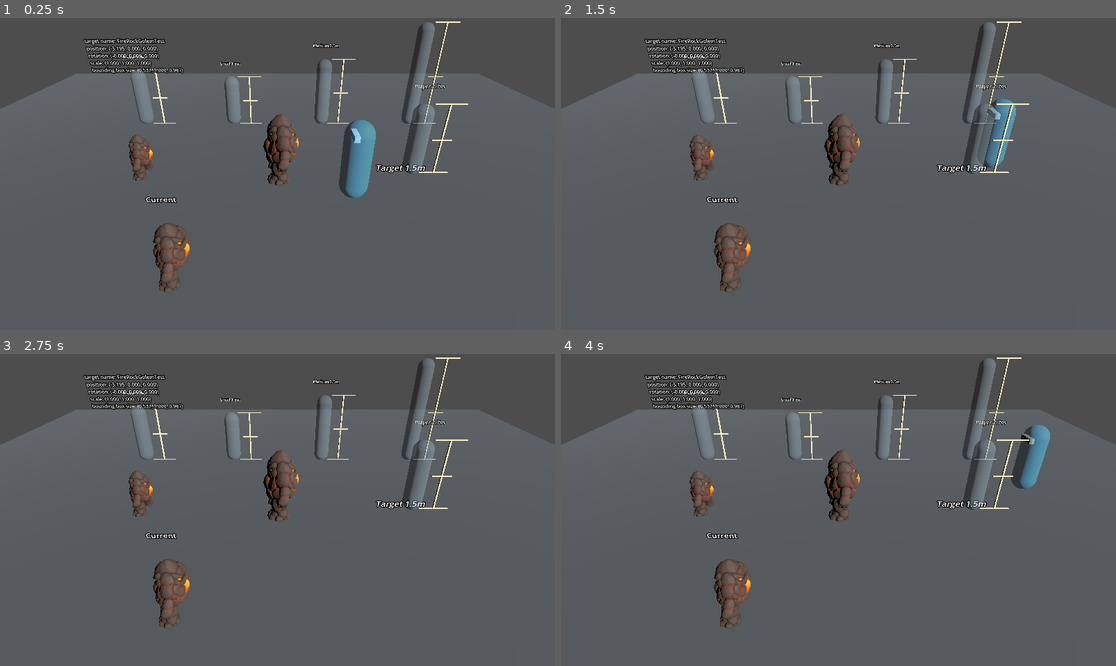
Above: before the commit, frames 1-4 (two rows, left to right).
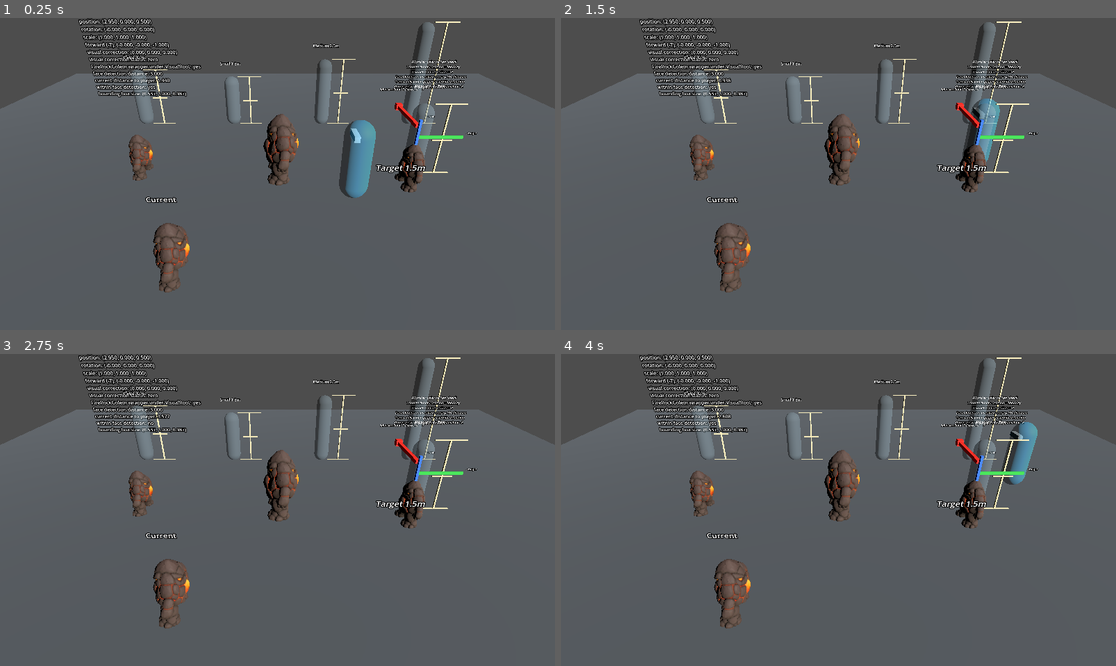
Above: after the commit, the same moments.

Repository: ttww14700-tech/GodotProject-AstralEcho
Game: Godot game, scene res://scenes/test/DevTestScene.tscn
Two runs of this game, one before a commit and one after it. Both use one fixed random seed, a clock stepped at 60 frames per second and the inputs below. This scene is started directly instead of the project's main scene.
Inputs:
- Up to frame 1 (0.25 s): no input
- Up to frame 2 (1.5 s): tap Enter at 0.5 s; hold D (move_right) 0.53-1.28 s; hold W (camera_push_forward) 0.53-1.28 s; hold S (slow_down) from 1.28 s (still down); tap Space (dodge) at 1.35 s
- Up to frame 3 (2.75 s): release S (slow_down) at 2.03 s; hold D (move_right) from 2.03 s (still down); tap B (retreat) at 2.1 s
- Up to frame 4 (4 s): release D (move_right) at 2.78 s; hold Up 2.78-3.53 s; tap W (camera_push_forward) at 2.85 s; hold A (move_left) from 3.53 s (still down); tap Space (dodge) at 3.6 s

The runs differ from the first frame. In frame 1, 3.7% of the frame differs, in the area x 14-86%, y 0-56%; in frame 2, 4.8%; in frame 3, 3.7%; in frame 4, 4.9%, in the area x 14-89%, y 0-56%.

Commit message:
Add monster facing placeholder checks

Diff:
--- /dev/null
+++ b/scenes/monsters/RunMonsterPlaceholder.tscn
@@ -0,0 +1,86 @@
+[gd_scene load_steps=10 format=3]
+
+[ext_resource type="Script" path="res://scripts/monsters/RunMonsterPlaceholder.gd" id="1_run_monster_placeholder"]
+[ext_resource type="PackedScene" path="res://scenes/models/test/AE_FireRockGolem_TestWrapper.tscn" id="2_fire_rock_golem_wrapper"]
+
+[sub_resource type="StandardMaterial3D" id="StandardMaterial3D_forward_debug"]
+albedo_color = Color(0.95, 0.18, 0.14, 1)
+emission_enabled = true
+emission = Color(0.75, 0.08, 0.05, 1)
+emission_energy_multiplier = 0.35
+roughness = 0.55
+
+[sub_resource type="StandardMaterial3D" id="StandardMaterial3D_right_debug"]
+albedo_color = Color(0.25, 0.85, 0.32, 1)
+emission_enabled = true
+emission = Color(0.08, 0.55, 0.16, 1)
+emission_energy_multiplier = 0.25
+roughness = 0.55
+
+[sub_resource type="StandardMaterial3D" id="StandardMaterial3D_up_debug"]
+albedo_color = Color(0.25, 0.5, 1, 1)
+emission_enabled = true
+emission = Color(0.08, 0.25, 0.7, 1)
+emission_energy_multiplier = 0.25
+roughness = 0.55
+
+[sub_resource type="BoxMesh" id="BoxMesh_forward_debug"]
+size = Vector3(0.08, 0.08, 1.25)
+
+[sub_resource type="BoxMesh" id="BoxMesh_forward_tip"]
+size = Vector3(0.22, 0.22, 0.22)
+
+[sub_resource type="BoxMesh" id="BoxMesh_right_debug"]
+size = Vector3(0.95, 0.055, 0.055)
+
+[sub_resource type="BoxMesh" id="BoxMesh_up_debug"]
+size = Vector3(0.055, 1.25, 0.055)
+
+[node name="MonsterRoot" type="Node3D"]
+script = ExtResource("1_run_monster_placeholder")
+
+[node name="CollisionRoot" type="Node3D" parent="."]
+
+[node name="LogicRoot" type="Node3D" parent="."]
+
+[node name="VisualRoot" type="Node3D" parent="."]
+
+[node name="AE_FireRockGolem_TestWrapper" parent="VisualRoot" instance=ExtResource("2_fire_rock_golem_wrapper")]
+
+[node name="ForwardDebugRoot" type="Node3D" parent="."]
+visible = false
+
+[node name="ForwardMinusZ" type="MeshInstance3D" parent="ForwardDebugRoot"]
+transform = Transform3D(1, 0, 0, 0, 1, 0, 0, 0, 1, 0, 1.35, -0.72)
+material_override = SubResource("StandardMaterial3D_forward_debug")
+mesh = SubResource("BoxMesh_forward_debug")
+
+[node name="ForwardMinusZTip" type="MeshInstance3D" parent="ForwardDebugRoot"]
+transform = Transform3D(0.65, 0, 0, 0, 0.65, 0, 0, 0, 0.65, 0, 1.35, -1.38)
+material_override = SubResource("StandardMaterial3D_forward_debug")
+mesh = SubResource("BoxMesh_forward_tip")
+
+[node name="RightPlusX" type="MeshInstance3D" parent="ForwardDebugRoot"]
+transform = Transform3D(1, 0, 0, 0, 1, 0, 0, 0, 1, 0.48, 1.15, 0)
+material_override = SubResource("StandardMaterial3D_right_debug")
+mesh = SubResource("BoxMesh_right_debug")
+
+[node name="UpPlusY" type="MeshInstance3D" parent="ForwardDebugRoot"]
+transform = Transform3D(1, 0, 0, 0, 1, 0, 0, 0, 1, 0, 0.9, 0)
+material_override = SubResource("StandardMaterial3D_up_debug")
+mesh = SubResource("BoxMesh_up_debug")
+
+[node name="ForwardLabel" type="Label3D" parent="ForwardDebugRoot"]
+transform = Transform3D(0.55, 0, 0, 0, 0.55, 0, 0, 0, 0.55, 0, 1.72, -1.55)
+text = "MonsterRoot -Z Forward"
+font_size = 28
+
+[node name="RightLabel" type="Label3D" parent="ForwardDebugRoot"]
+transform = Transform3D(0.45, 0, 0, 0, 0.45, 0, 0, 0, 0.45, 1.12, 1.23, 0)
+text = "+X Right"
+font_size = 24
+
+[node name="UpLabel" type="Label3D" parent="ForwardDebugRoot"]
+transform = Transform3D(0.45, 0, 0, 0, 0.45, 0, 0, 0, 0.45, 0.18, 1.6, 0)
+text = "+Y Up"
+font_size = 24
--- a/scenes/test/DevTestScene.tscn
+++ b/scenes/test/DevTestScene.tscn
@@ -1,9 +1,10 @@
-[gd_scene format=3 uid="uid://tjb0j0ptysrp"]
+[gd_scene load_steps=13 format=3 uid="uid://tjb0j0ptysrp"]
 
 [ext_resource type="PackedScene" path="res://scenes/models/test/AE_FireRockGolem_TestWrapper.tscn" id="1_fire_rock_golem_wrapper"]
 [ext_resource type="Script" uid="uid://ov5i68v4ffng" path="res://scripts/test/DevTestDebugInfo.gd" id="2_debug_info"]
 [ext_resource type="PackedScene" uid="uid://dv1yuh6g2umvw" path="res://scenes/test/MonsterScaleReference.tscn" id="3_scale_reference"]
 [ext_resource type="Script" uid="uid://d0us318od0bjj" path="res://scripts/test/TestCollisionPawn.gd" id="4_test_collision_pawn"]
+[ext_resource type="PackedScene" path="res://scenes/monsters/RunMonsterPlaceholder.tscn" id="5_run_monster_placeholder"]
 
 [sub_resource type="StandardMaterial3D" id="StandardMaterial3D_reference_floor"]
 albedo_color = Color(0.32, 0.34, 0.36, 1)
@@ -97,6 +98,16 @@
 [node name="FireRockGolemTest" parent="ModelTestRoot" unique_id=279477460 instance=ExtResource("1_fire_rock_golem_wrapper")]
 transform = Transform3D(1, 0, 0, 0, 1, 0, 0, 0, 1, -3.1954346, 0, 0)
 
+[node name="RunMonsterOrientationCheck" parent="ModelTestRoot" instance=ExtResource("5_run_monster_placeholder")]
+transform = Transform3D(1, 0, 0, 0, 1, 0, 0, 0, 1, 2.95, 0, 0.5)
+show_forward_debug = true
+
+[node name="OrientationCheckLabel" type="Label3D" parent="ModelTestRoot"]
+transform = Transform3D(0.55, 0, 0, 0, 0.55, 0, 0, 0, 0.55, 2.95, 2.45, 0.5)
+text = "Monster orientation check\nMonsterRoot rotation = identity\nVisualRoot correction = 0\nFace detection uses temporary 3D distance\nTurns only when player is within detection\nCompare visual front with MonsterRoot -Z"
+font_size = 24
+horizontal_alignment = 1
+
 [node name="FireRockGolemScaleTestRoot" type="Node3D" parent="ModelTestRoot" unique_id=1234575789]
 
 [node name="FireRockGolem_Current" parent="ModelTestRoot/FireRockGolemScaleTestRoot" unique_id=1224638769 instance=ExtResource("1_fire_rock_golem_wrapper")]
--- a/scripts/RunWorld.gd
+++ b/scripts/RunWorld.gd
@@ -4,6 +4,7 @@
 
 const RUN_EVENT_PREVIEW_LAYER_SCRIPT := preload("res://scripts/RunEventPreviewLayer.gd")
 const RUN_EVENT_PREVIEW_LAYER_SCENE := preload("res://scenes/ui/RunEventPreviewLayer.tscn")
+const RUN_MONSTER_PLACEHOLDER_SCENE := preload("res://scenes/monsters/RunMonsterPlaceholder.tscn")
 const RUN_DURATION := 600.0
 const WORLD_RADIUS := 8.0
 const EVENT_TRIGGER_ANGLE := 0.08
@@ -1088,15 +1089,22 @@
 
 func _create_event(event_type: String, lane: int, angle: float, is_giant := false, size_multiplier := 0.0, grid_cell: Dictionary = {}) -> void:
 	event_serial += 1
-	var marker := MeshInstance3D.new()
-	marker.name = "Event_%s_%d" % [event_type, event_serial]
-	marker.mesh = _event_mesh(event_type)
-	marker.material_override = _material(_event_color(event_type))
+	var marker: Node3D
 	if event_type == "monster":
+		marker = RUN_MONSTER_PLACEHOLDER_SCENE.instantiate() as Node3D
 		var monster_size := size_multiplier
 		if monster_size <= 0.0:
 			monster_size = GIANT_MONSTER_SCALE if is_giant else randf_range(NORMAL_MONSTER_MIN_SCALE, NORMAL_MONSTER_MAX_SCALE)
-		marker.scale = Vector3.ONE * monster_size
+		if marker.has_method("configure"):
+			marker.call("configure", monster_size, false)
+		else:
+			marker.scale = Vector3.ONE * monster_size
+	else:
+		var mesh_marker := MeshInstance3D.new()
+		mesh_marker.mesh = _event_mesh(event_type)
+		mesh_marker.material_override = _material(_event_color(event_type))
+		marker = mesh_marker
+	marker.name = "Event_%s_%d" % [event_type, event_serial]
 	add_child(marker)
 
 	var resolved_grid_cell := grid_cell.duplicate(true)
@@ -1122,15 +1130,18 @@
 	var x: float = event.get("x", float(event["lane"]) * _lane_step())
 	var local_radius := sqrt(maxf(current_world_radius * current_world_radius - x * x, 0.0))
 	var angle: float = event["angle"]
-	var marker: MeshInstance3D = event["node"]
+	var marker := event["node"] as Node3D
 	marker.position = Vector3(x, cos(angle) * local_radius + 0.18, sin(angle) * local_radius)
-	marker.look_at(Vector3(x, 0, 0), Vector3.UP)
+	if event["type"] == "monster" and marker.has_method("update_player_face_detection"):
+		marker.call("update_player_face_detection", _get_gameplay_player_position())
+	else:
+		marker.look_at(Vector3(x, 0, 0), Vector3.UP)
 
 
 func _print_event_preview_active_spawn_debug(event: Dictionary) -> void:
 	if not event_preview_debug_enabled:
 		return
-	var marker: MeshInstance3D = event["node"]
+	var marker := event["node"] as Node3D
 	var lane := int(event.get("lane", 0))
 	var start_x := float(event.get("x", float(lane) * _lane_step()))
 	var projected_screen_x := _projected_screen_x(marker.global_position)
--- /dev/null
+++ b/scripts/monsters/RunMonsterPlaceholder.gd
@@ -0,0 +1,157 @@
+extends Node3D
+
+const FACE_DETECTION_RADIUS_MULTIPLIER := 4.0
+const MIN_FACE_DETECTION_DISTANCE := 3.0
+# Placeholder temporary value only; formal monsters should provide reliable collision shapes.
+const PLACEHOLDER_FALLBACK_COLLISION_RADIUS := 0.6
+
+@export var show_forward_debug := false:
+	set(value):
+		show_forward_debug = value
+		_apply_forward_debug_visibility()
+
+# Temporary workaround only for imported test-model facing correction.
+# Formal monster models must be exported/imported facing local -Z at rotation (0, 0, 0).
+@export var temporary_visual_rotation_correction_degrees := Vector3.ZERO:
+	set(value):
+		temporary_visual_rotation_correction_degrees = value
+		_apply_temporary_visual_rotation_correction()
+
+@onready var visual_root := get_node_or_null("VisualRoot") as Node3D
+@onready var forward_debug_root := get_node_or_null("ForwardDebugRoot") as Node3D
+
+var current_player_distance := INF
+var current_face_detection_distance := 0.0
+var is_player_within_face_detection_distance := false
+
+
+func _ready() -> void:
+	_apply_temporary_visual_rotation_correction()
+	_apply_forward_debug_visibility()
+	current_face_detection_distance = get_face_detection_distance()
+
+
+func configure(size_multiplier: float, show_forward_debug_value: bool) -> void:
+	scale = Vector3.ONE * maxf(size_multiplier, 0.001)
+	show_forward_debug = show_forward_debug_value
+
+
+func face_toward_global_position(target_position: Vector3) -> void:
+	var flat_target := target_position
+	flat_target.y = global_position.y
+	if global_position.distance_squared_to(flat_target) < 0.0001:
+		return
+	look_at(flat_target, Vector3.UP)
+
+
+func get_forward_direction() -> Vector3:
+	return -global_transform.basis.z.normalized()
+
+
+func update_player_face_detection(player_position: Vector3, should_turn_when_detected := true) -> void:
+	# Temporary 3D distance. Future sphere/lane gameplay can replace this with path or surface distance.
+	current_player_distance = global_position.distance_to(player_position)
+	current_face_detection_distance = get_face_detection_distance()
+	is_player_within_face_detection_distance = current_player_distance <= current_face_detection_distance
+	if should_turn_when_detected and is_player_within_face_detection_distance:
+		face_toward_global_position(player_position)
+
+
+func get_collision_radius() -> float:
+	var radius := 0.0
+	for collision_shape in _collect_collision_shapes():
+		radius = maxf(radius, _collision_shape_horizontal_radius(collision_shape))
+	if radius <= 0.0:
+		return PLACEHOLDER_FALLBACK_COLLISION_RADIUS * _global_horizontal_scale(self)
+	return radius
+
+
+func get_face_detection_distance() -> float:
+	return maxf(get_collision_radius() * FACE_DETECTION_RADIUS_MULTIPLIER, MIN_FACE_DETECTION_DISTANCE)
+
+
+func get_current_player_distance() -> float:
+	return current_player_distance
+
+
+func is_player_within_face_detection() -> bool:
+	return is_player_within_face_detection_distance
+
+
+func get_visual_rotation_correction_degrees() -> Vector3:
+	return temporary_visual_rotation_correction_degrees
+
+
+func has_zero_visual_rotation_correction() -> bool:
+	return temporary_visual_rotation_correction_degrees.is_equal_approx(Vector3.ZERO)
+
+
+func has_expected_visual_wrapper() -> bool:
+	# FireRockGolem placeholder test only; formal monsters are not required to use this wrapper name.
+	if not visual_root:
+		return false
+	return visual_root.has_node("AE_FireRockGolem_TestWrapper")
+
+
+func _collect_collision_shapes() -> Array[CollisionShape3D]:
+	var shapes: Array[CollisionShape3D] = []
+	var pending_nodes: Array[Node] = [self]
+	while not pending_nodes.is_empty():
+		var node := pending_nodes.pop_back() as Node
+		for child in node.get_children():
+			pending_nodes.append(child)
+
+		var collision_shape := node as CollisionShape3D
+		if collision_shape and collision_shape.shape:
+			shapes.append(collision_shape)
+	return shapes
+
+
+func _collision_shape_horizontal_radius(collision_shape: CollisionShape3D) -> float:
+	var shape := collision_shape.shape
+	if shape is BoxShape3D:
+		var box_shape := shape as BoxShape3D
+		return _box_shape_horizontal_radius(collision_shape, box_shape.size)
+	if shape is SphereShape3D:
+		var sphere_shape := shape as SphereShape3D
+		return sphere_shape.radius * _global_horizontal_scale(collision_shape)
+	if shape is CapsuleShape3D:
+		var capsule_shape := shape as CapsuleShape3D
+		return capsule_shape.radius * _global_horizontal_scale(collision_shape)
+	if shape is CylinderShape3D:
+		var cylinder_shape := shape as CylinderShape3D
+		return cylinder_shape.radius * _global_horizontal_scale(collision_shape)
+	return 0.0
+
+
+func _box_shape_horizontal_radius(collision_shape: CollisionShape3D, size: Vector3) -> float:
+	var center: Vector3 = collision_shape.global_position
+	var half_x: Vector3 = collision_shape.global_transform.basis.x * size.x * 0.5
+	var half_z: Vector3 = collision_shape.global_transform.basis.z * size.z * 0.5
+	var radius := 0.0
+	for x_index in range(2):
+		var x_sign: float = -1.0 if x_index == 0 else 1.0
+		for z_index in range(2):
+			var z_sign: float = -1.0 if z_index == 0 else 1.0
+			var corner: Vector3 = center + half_x * x_sign + half_z * z_sign
+			var horizontal_offset: Vector2 = Vector2(corner.x - center.x, corner.z - center.z)
+			radius = maxf(radius, horizontal_offset.length())
+	return radius
+
+
+func _global_horizontal_scale(node: Node3D) -> float:
+	var basis := node.global_transform.basis
+	var xz_scale := Vector2(basis.x.length(), basis.z.length())
+	return maxf(xz_scale.x, xz_scale.y)
+
+
+func _apply_temporary_visual_rotation_correction() -> void:
+	if not visual_root:
+		return
+	visual_root.rotation_degrees = temporary_visual_rotation_correction_degrees
+
+
+func _apply_forward_debug_visibility() -> void:
+	if not forward_debug_root:
+		return
+	forward_debug_root.visible = show_forward_debug
--- a/scripts/test/DevTestDebugInfo.gd
+++ b/scripts/test/DevTestDebugInfo.gd
@@ -1,6 +1,7 @@
 extends Label3D
 
 const TARGET_PATHS := [
+	NodePath("../../ModelTestRoot/RunMonsterOrientationCheck"),
 	NodePath("../../ModelTestRoot/FireRockGolem"),
 	NodePath("../../ModelTestRoot/FireRockGolemTest"),
 ]
@@ -22,14 +23,57 @@
 		text = "No model target found"
 		return
 
+	var player_target := _find_player_target()
+	if player_target and target.has_method("update_player_face_detection"):
+		target.call("update_player_face_detection", player_target.global_position, false)
+
 	var bounds_size := _calculate_bounds_size(target)
 	var bounds_text := _format_vector3(bounds_size) if has_mesh_bounds else "unavailable"
 
-	text = "target name: %s\nposition: %s\nrotation: %s\nscale: %s\nbounding box size: %s" % [
+	var forward_text := "unavailable"
+	if target.has_method("get_forward_direction"):
+		var forward_direction: Vector3 = target.call("get_forward_direction")
+		forward_text = _format_vector3(forward_direction)
+
+	var visual_correction_text := "unavailable"
+	var visual_correction_status := "unavailable"
+	if target.has_method("get_visual_rotation_correction_degrees"):
+		var visual_correction: Vector3 = target.call("get_visual_rotation_correction_degrees")
+		visual_correction_text = _format_vector3(visual_correction)
+		if target.has_method("has_zero_visual_rotation_correction") and target.call("has_zero_visual_rotation_correction"):
+			visual_correction_status = "zero"
+		else:
+			visual_correction_status = "non-zero temporary"
+
+	var fire_rock_golem_wrapper_text := "unavailable"
+	if target.has_method("has_expected_visual_wrapper"):
+		fire_rock_golem_wrapper_text = "yes" if target.call("has_expected_visual_wrapper") else "no"
+
+	var face_detection_distance_text := "unavailable"
+	if target.has_method("get_face_detection_distance"):
+		face_detection_distance_text = "%.3f" % float(target.call("get_face_detection_distance"))
+
+	var current_player_distance_text := "unavailable"
+	if target.has_method("get_current_player_distance"):
+		var current_player_distance := float(target.call("get_current_player_distance"))
+		current_player_distance_text = "not updated" if current_player_distance >= INF else "%.3f" % current_player_distance
+
+	var within_face_detection_text := "unavailable"
+	if target.has_method("is_player_within_face_detection"):
+		within_face_detection_text = "yes" if target.call("is_player_within_face_detection") else "no"
+
+	text = "target name: %s\nposition: %s\nrotation: %s\nscale: %s\nforward (-Z): %s\nvisual correction: %s\nvisual correction status: %s\nFireRockGolem wrapper under VisualRoot: %s\nface detection distance: %s\ncurrent distance to player: %s\nwithin face detection: %s\nbounding box size: %s" % [
 		target.name,
 		_format_vector3(target.position),
 		_format_vector3(target.rotation_degrees),
 		_format_vector3(target.scale),
+		forward_text,
+		visual_correction_text,
+		visual_correction_status,
+		fire_rock_golem_wrapper_text,
+		face_detection_distance_text,
+		current_player_distance_text,
+		within_face_detection_text,
 		bounds_text,
 	]
 
@@ -42,6 +86,10 @@
 	return null
 
 
+func _find_player_target() -> Node3D:
+	return get_node_or_null(NodePath("../../PlayerTestRoot/TestCollisionPawn")) as Node3D
+
+
 func _calculate_bounds_size(target: Node3D) -> Vector3:
 	var combined_bounds := AABB()
 	has_mesh_bounds = false
@@ -49,6 +97,8 @@
 
 	while not pending_nodes.is_empty():
 		var node := pending_nodes.pop_back() as Node
+		if node.name == "ForwardDebugRoot":
+			continue
 		for child in node.get_children():
 			pending_nodes.append(child)
 
Not shown, added: scripts/monsters/RunMonsterPlaceholder.gd.uid
